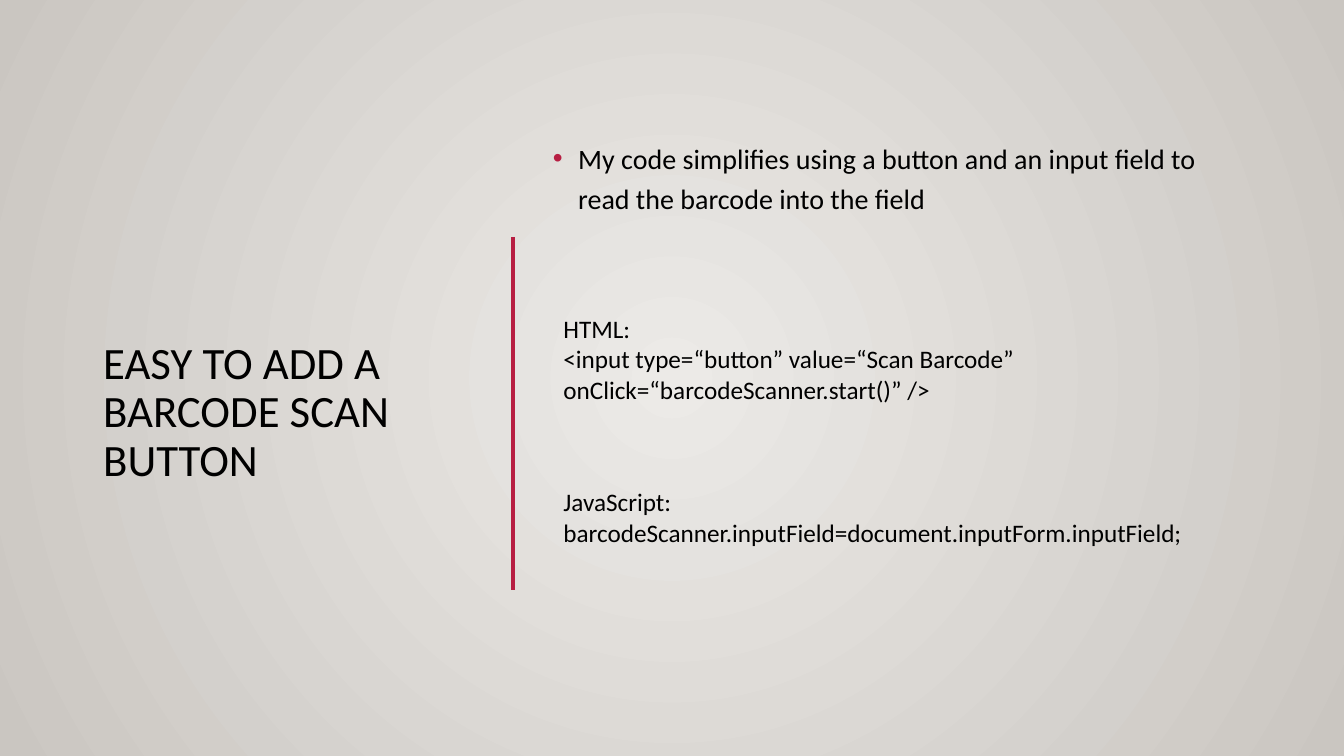
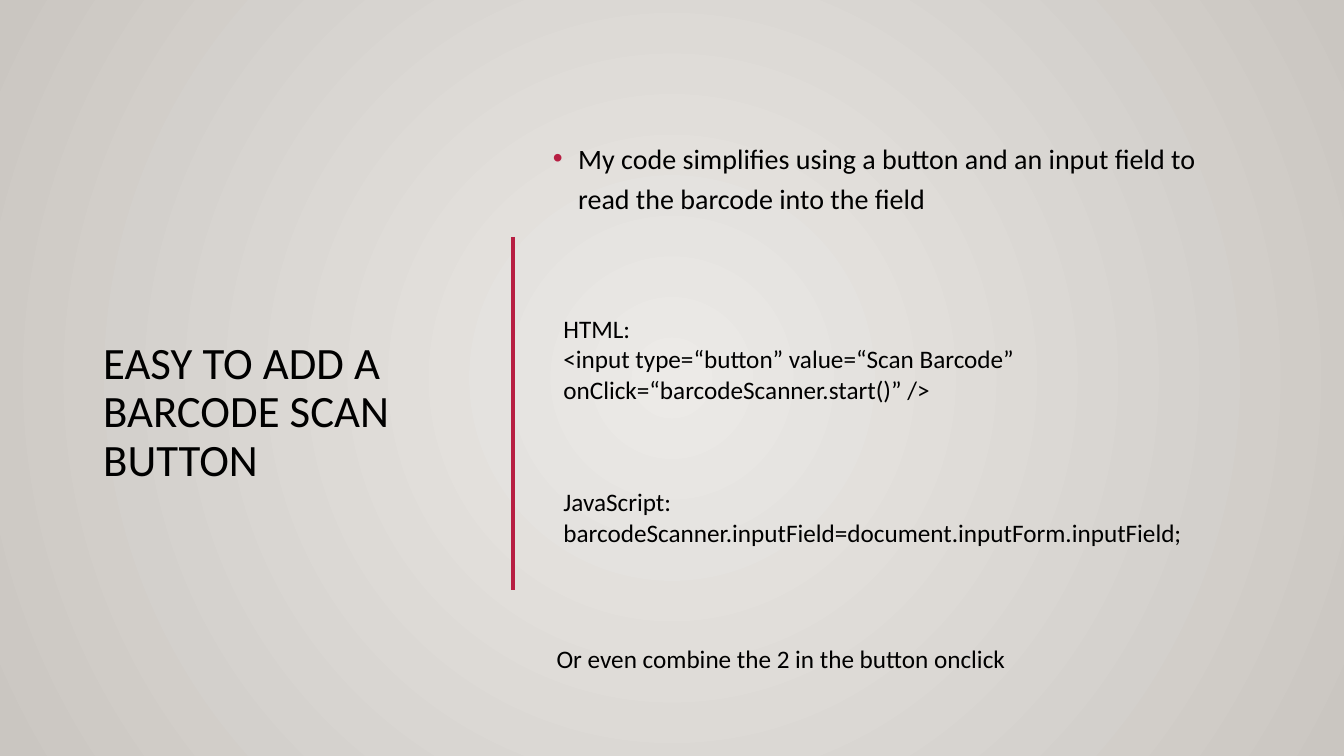
Before and after one commit to NicolaZordan/NicolaZordan, a slide deck: slide 6 of barcodeScanner/barcodeScanner.pptx. Drawn at 1344x756 pixels with LibreOffice and Linux fonts; fonts in the diff are those of the drawing; background and template pictures are left out. Boxes give left, top, right and bottom in pixels: in the first picture for what was removed or moved away, otherwise in the second. Text is boxed around its words. In the diff, an @@ line names an element or a change of style, - is before the commit and + after.

```diff
--- a/barcodeScanner/barcodeScanner.pptx
+++ b/barcodeScanner/barcodeScanner.pptx
@@ text added at <box>557,650,1005,668</box>, 18 pt, text #000000 @@
+Or even combine the 2 in the button onclick
```
Also in this commit, not shown: 4 other slides changed.
